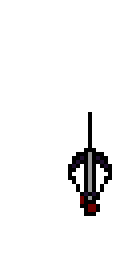
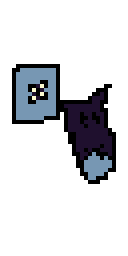
Before/after of a 128x256 layered artwork. What changed in the layer stack:
showed "shield_red", painted on it over [12, 64, 116, 216]
hid "sword_red", painted on it over [44, 64, 116, 216]
